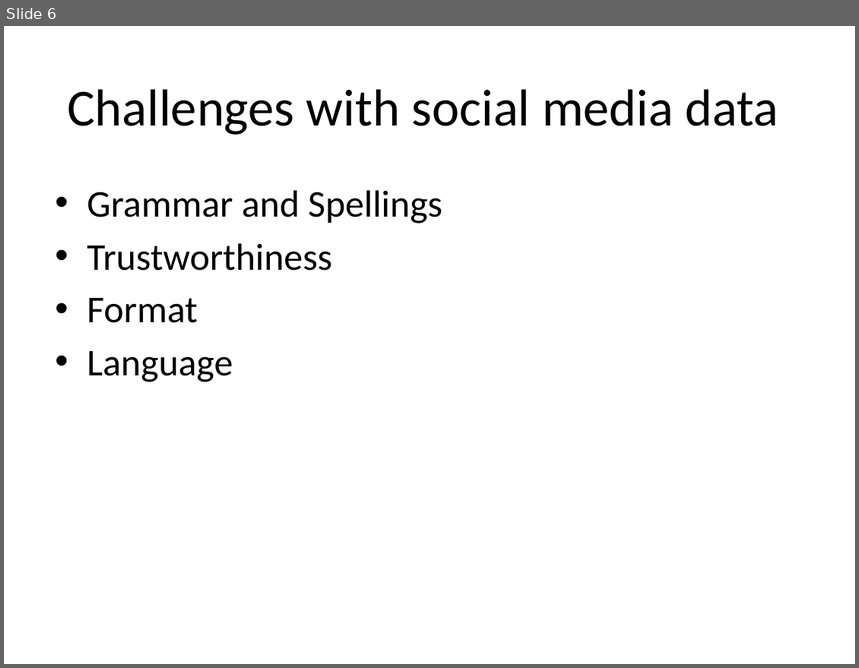
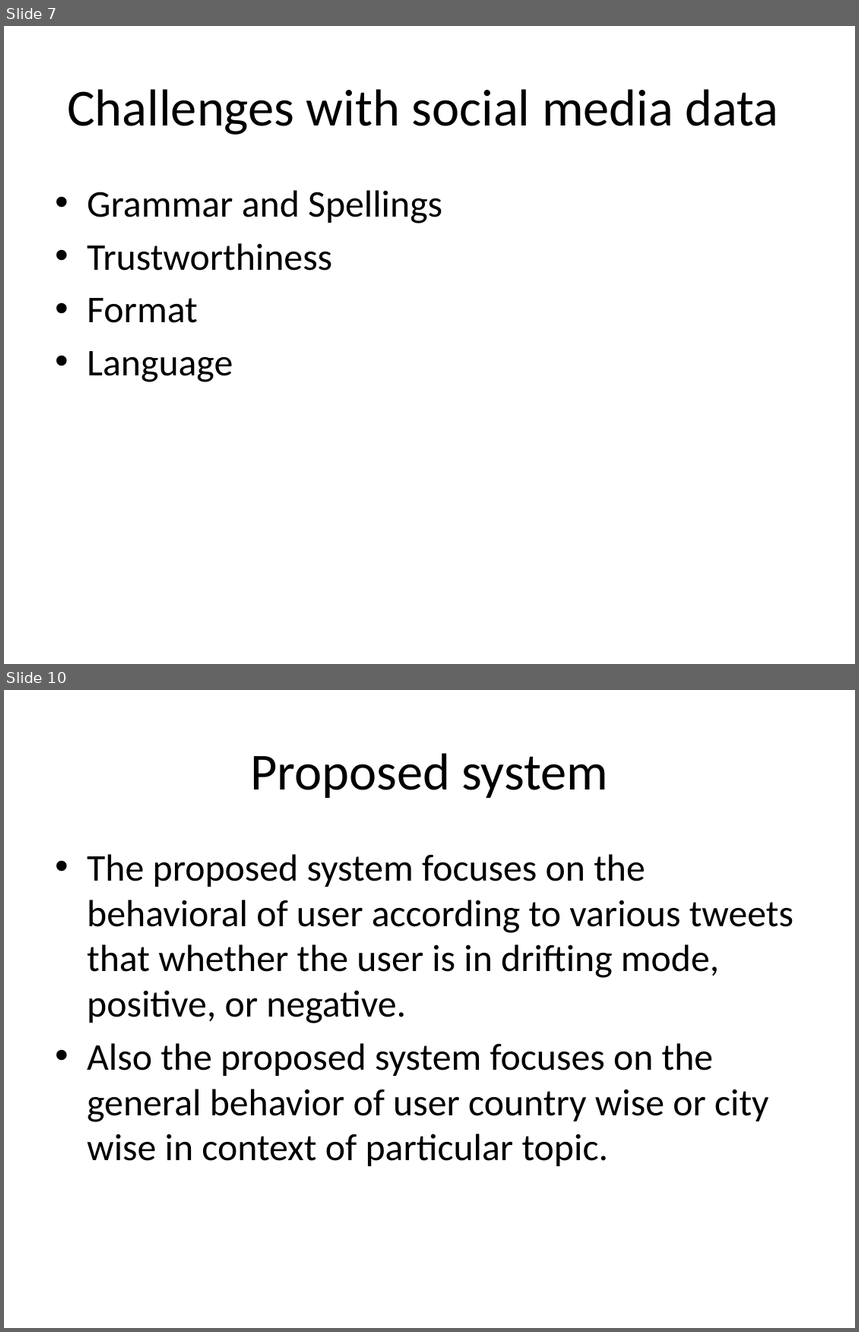
Before and after one commit to abhilashsaj/Big-Data-Analytics-and-Visualization, a slide deck: Paper 1/Paper Presentation.pptx. Shown one above the other, each under a label of ours: slide 6 before the commit, slides 7 and 10 after it; the slides between them are not shown. The pictures are 859x668 and 859x1332 pixels, drawn with LibreOffice and Linux fonts; fonts in the diff are those of the drawing. Boxes give left, top, right and bottom in pixels: in the first picture for what was removed or moved away, otherwise in the second. Text is boxed around its words. In the diff, an @@ line names an element or a change of style, - is before the commit and + after.

```diff
--- a/Paper 1/Paper Presentation.pptx
+++ b/Paper 1/Paper Presentation.pptx
@@ slide 10 added at box(4, 690, 855, 1328), background #FFFFFF @@
@@ title added at box(250, 753, 608, 798), 44 pt, text #000000 @@
+Proposed system
@@ text added at box(87, 854, 794, 1167), 32 pt, text #000000 @@
+• The proposed system focuses on the behavioral of user according to various tweets that whether the user is in drifting mode, positive, or negative.
+• Also the proposed system focuses on the general behavior of user country wise or city wise in context of particular topic.
@@ what was slide 6 is now slide 7 @@
```
Also in this commit, not shown: 4 other slides added, 1 other file.
